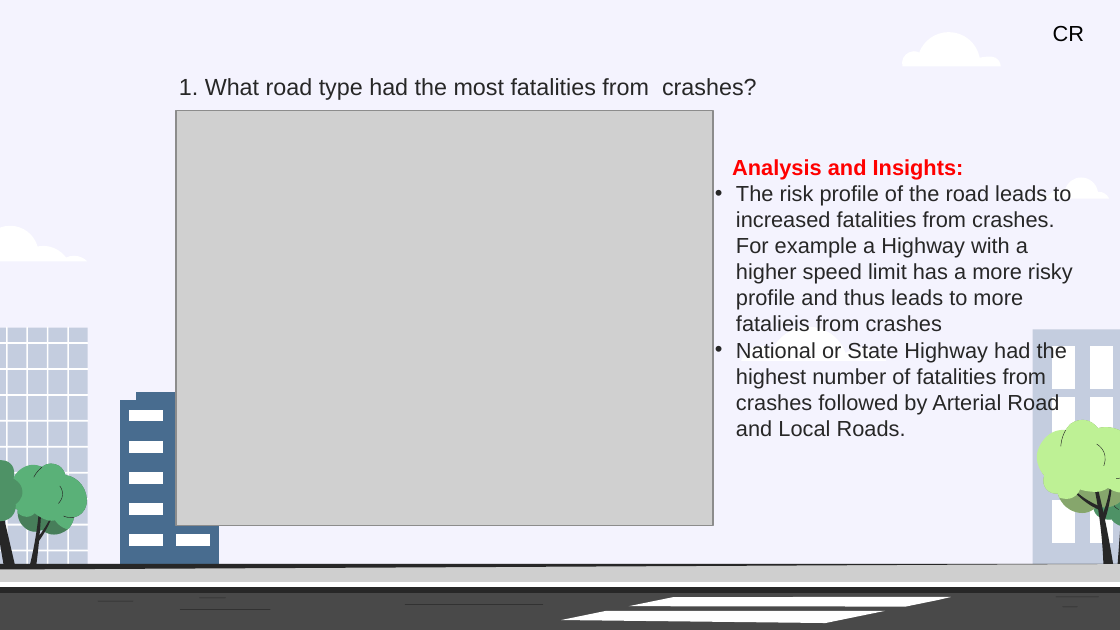
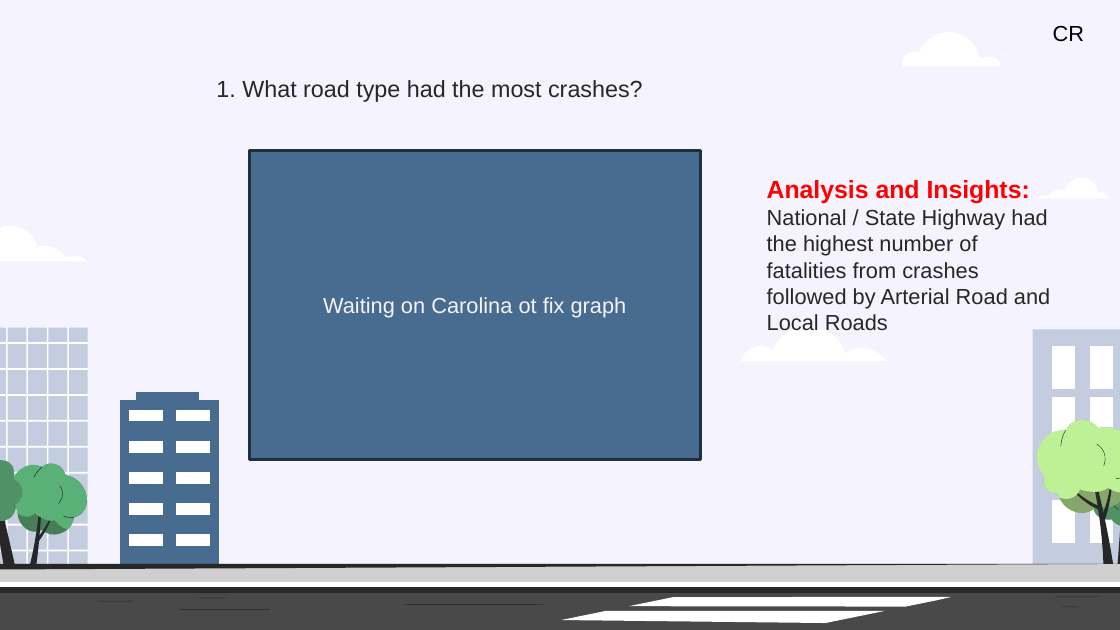
Before and after one commit to Kapedes/project-1-group-2, a slide deck: slide 5 of Insights and analysis of Crash Statistics in Australia.pptx. Drawn at 1120x630 pixels with LibreOffice and Linux fonts; fonts in the diff are those of the drawing; grey boxes stand for pictures. Boxes give left, top, right and bottom in pixels: in the first picture for what was removed or moved away, otherwise in the second. Text is boxed around its words. In the diff, an @@ line names an element or a change of style, - is before the commit and + after.

```diff
--- a/Insights and analysis of Crash Statistics in Australia.pptx
+++ b/Insights and analysis of Crash Statistics in Australia.pptx
@@ subtitle at box(216, 80, 643, 102): text changed @@
-1. What road type had the most fatalities from crashes?
+1. What road type had the most crashes?
@@ picture removed at box(176, 111, 712, 525) @@
@@ rectangle added at box(250, 151, 700, 459), fill #486C8F, outline #202F3F 2 pt, 14 pt, text #F4F3FE @@
+Waiting on Carolina ot fix graph
@@ text "Analysis and Insights:": place and size @@
-text "Analysis and Insights:" at box(732, 159, 1073, 437)
+text "Analysis and Insights:" at box(767, 180, 1050, 331)
@@ text at box(767, 209, 1050, 331): text changed @@
-• The risk profile of the road leads to increased fatalities from crashes. For example a Highway with a higher speed limit has a more risky profile and thus leads to more fatalieis from crashes
-• National or State Highway had the highest number of fatalities from crashes followed by Arterial Road and Local Roads.
+National / State Highway had the highest number of fatalities from crashes followed by Arterial Road and Local Roads
@@ text at box(767, 180, 1030, 204): size 14 to 16 pt in "Analysis and Insights:"; indent changed @@
```
Also in this commit, not shown: 11 other slides changed, 1 other file.
